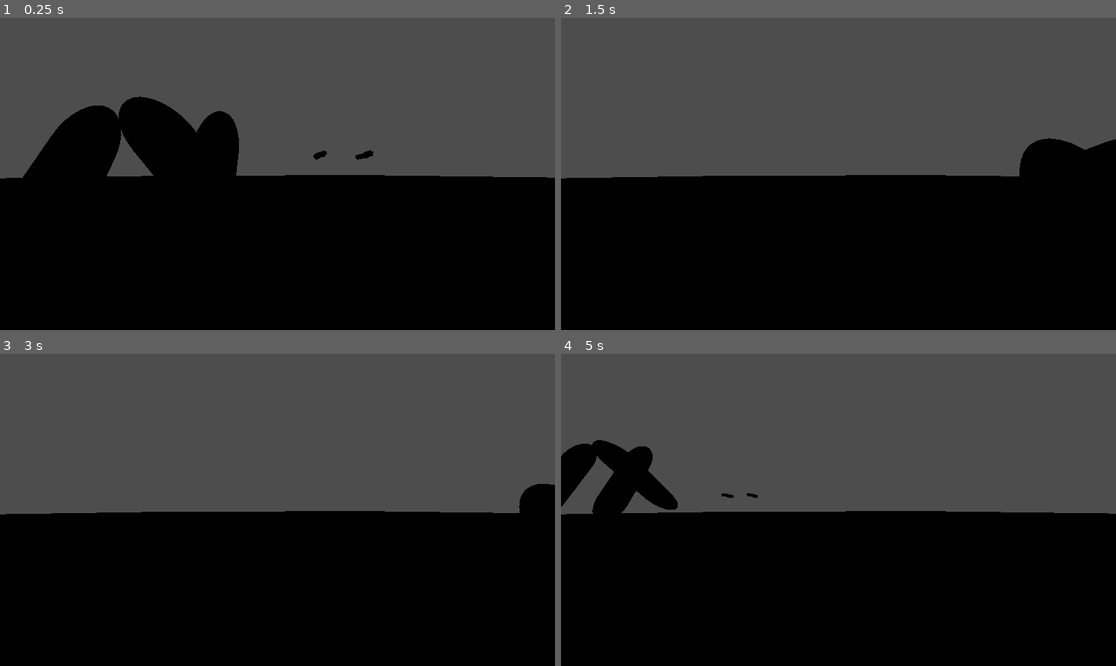
Above: before the commit, frames 1-4 (two rows, left to right).
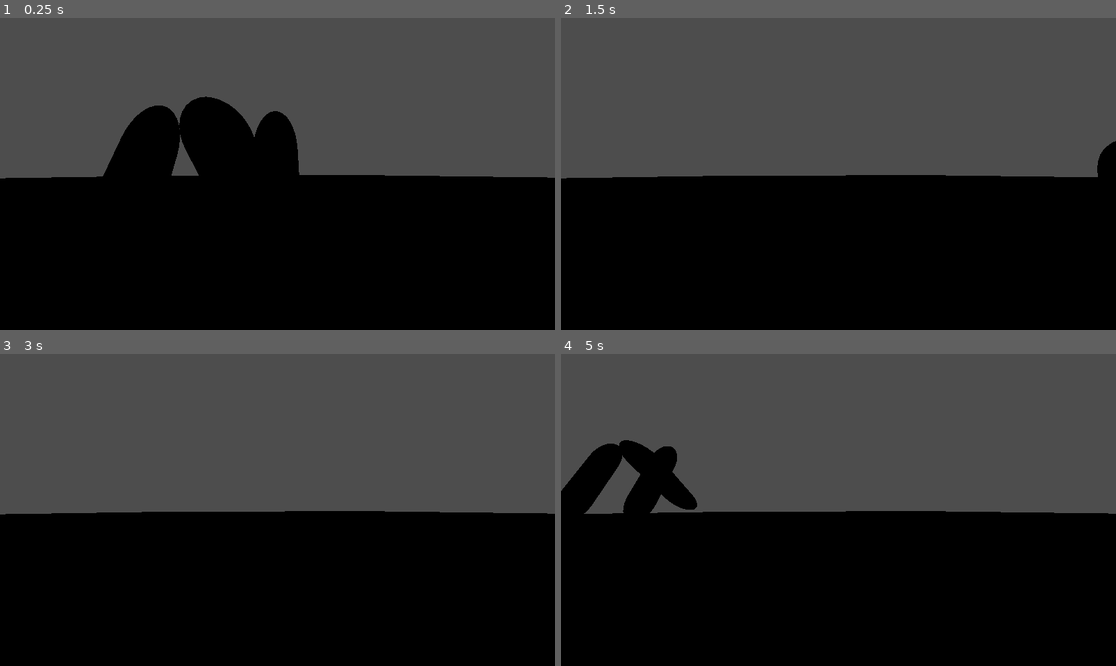
Above: after the commit, the same moments.

Repository: StudioXPEtudiant/-25-26.QC.S.S2_Escape-Night
Game: Godot game, scene res://Laboratoir(scène).tscn
Two runs of this game, one before a commit and one after it. Both use one fixed random seed, a clock stepped at 60 frames per second and the inputs below.
Inputs:
- Up to frame 1 (0.25 s): no input
- Up to frame 2 (1.5 s): tap Enter (ui_accept) at 0.5, 0.77 s; hold D (Droite) 0.53-1.28 s; tap S (Recule) at 0.6, 1.35 s; hold A (Gauche) from 1.28 s (still down)
- Up to frame 3 (3 s): tap Enter (ui_accept) at 1.52 s; release A (Gauche) at 2.03 s; hold D (Droite) 2.03-2.78 s; tap S (Recule) at 2.1, 2.85 s; hold W (Avance) from 2.78 s (still down)
- Up to frame 4 (5 s): tap Enter (ui_accept) at 3.02, 3.77, 4.52 s; release W (Avance) at 3.53 s; hold A (Gauche) from 3.53 s (still down); tap S (Recule) at 3.6, 4.35 s

The runs differ from the first frame. In frame 1, 6.5% of the frame differs, in the area x 4-68%, y 25-52%; in frame 2, 1.5%; in frame 3, 0.5%; in frame 4, 3.3%.

Commit message:
SAVE 2.0

Diff:
--- a/Arms2.0.tscn
+++ b/Arms2.0.tscn
@@ -17,7 +17,15 @@
 
 [node name="Cube_001" parent="." index="1"]
 transform = Transform3D(-4.37114e-08, 0, 1, 0, 1, 0, -1, 0, -4.37114e-08, -3, 0, -2)
+skin = SubResource("Skin_af6kq")
+skeleton = NodePath("Skeleton3D")
+
+[node name="Skeleton3D" type="Skeleton3D" parent="Cube_001" index="0"]
 
 [node name="CollisionShape3D" type="CollisionShape3D" parent="Cube_001" index="0"]
 transform = Transform3D(-4.37114e-08, 0, -1, 0, 1, 0, 1, 0, -4.37114e-08, -4.06104, 0.113953, -0.22399)
 shape = SubResource("BoxShape3D_vb2yd")
+
+[node name="CollisionShape3D" type="CollisionShape3D" parent="Cube_001" index="0"]
+transform = Transform3D(-4.37114e-08, 0, -1, 0, 1, 0, 1, 0, -4.37114e-08, -4.06104, 0.113953, -0.22399)
+shape = SubResource("BoxShape3D_vb2yd")
--- a/Laboratoir(scène).tscn
+++ b/Laboratoir(scène).tscn
@@ -1,7 +1,6 @@
-[gd_scene load_steps=11 format=3 uid="uid://t0oepghs0plp"]
+[gd_scene load_steps=10 format=3 uid="uid://t0oepghs0plp"]
 
 [ext_resource type="PackedScene" uid="uid://dnwhrjxakhhu6" path="res://Monstre.tscn" id="1_dxf6b"]
-[ext_resource type="PackedScene" uid="uid://d3xtxq5o1pqj8" path="res://PP.tscn" id="2_t1dvr"]
 
 [sub_resource type="StandardMaterial3D" id="StandardMaterial3D_1a1s2"]
 albedo_color = Color(0.560955, 0.560955, 0.560955, 1)
@@ -66,6 +65,3 @@
 [node name="MeshInstance3D" type="MeshInstance3D" parent="."]
 transform = Transform3D(1, 0, 0, 0, 1, 0, 0, 0, 1, -2.0782, 1.55244, -2.34595)
 mesh = SubResource("CapsuleMesh_w4cp3")
-
-[node name="Node3D2" parent="." instance=ExtResource("2_t1dvr")]
-transform = Transform3D(1, 0, 0, 0, 1, 0, 0, 0, 1, 0.408375, 3.45829, -3.10765)
--- a/PP.tscn
+++ /dev/null
@@ -1,16 +0,0 @@
-[gd_scene load_steps=4 format=3 uid="uid://d3xtxq5o1pqj8"]
-
-[ext_resource type="PackedScene" uid="uid://yyyno8101x5o" path="res://Arms2.0.tscn" id="1_f6i2h"]
-[ext_resource type="Script" path="res://personnage_principal.gd" id="1_jhnc7"]
-
-[sub_resource type="BoxShape3D" id="BoxShape3D_qgq2l"]
-size = Vector3(1, 1.39124, 0.552734)
-
-[node name="Node3D" type="CharacterBody3D"]
-script = ExtResource("1_jhnc7")
-
-[node name="Arms" parent="." instance=ExtResource("1_f6i2h")]
-
-[node name="CollisionShape3D" type="CollisionShape3D" parent="."]
-transform = Transform3D(1, 0, 0, 0, 1, 0, 0, 0, 1, 0, -0.501282, 0.223633)
-shape = SubResource("BoxShape3D_qgq2l")
Not shown: 1 places in Arms2.0.tscn that only renumber resources
